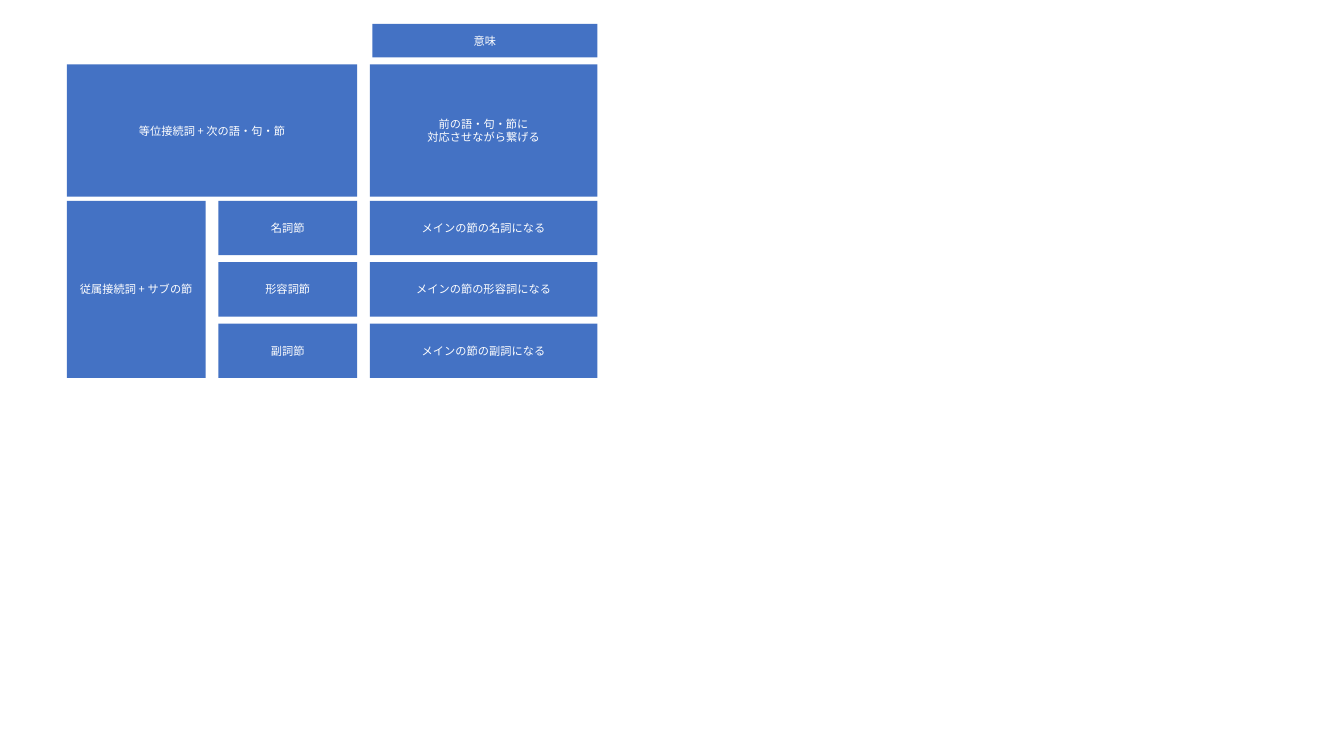
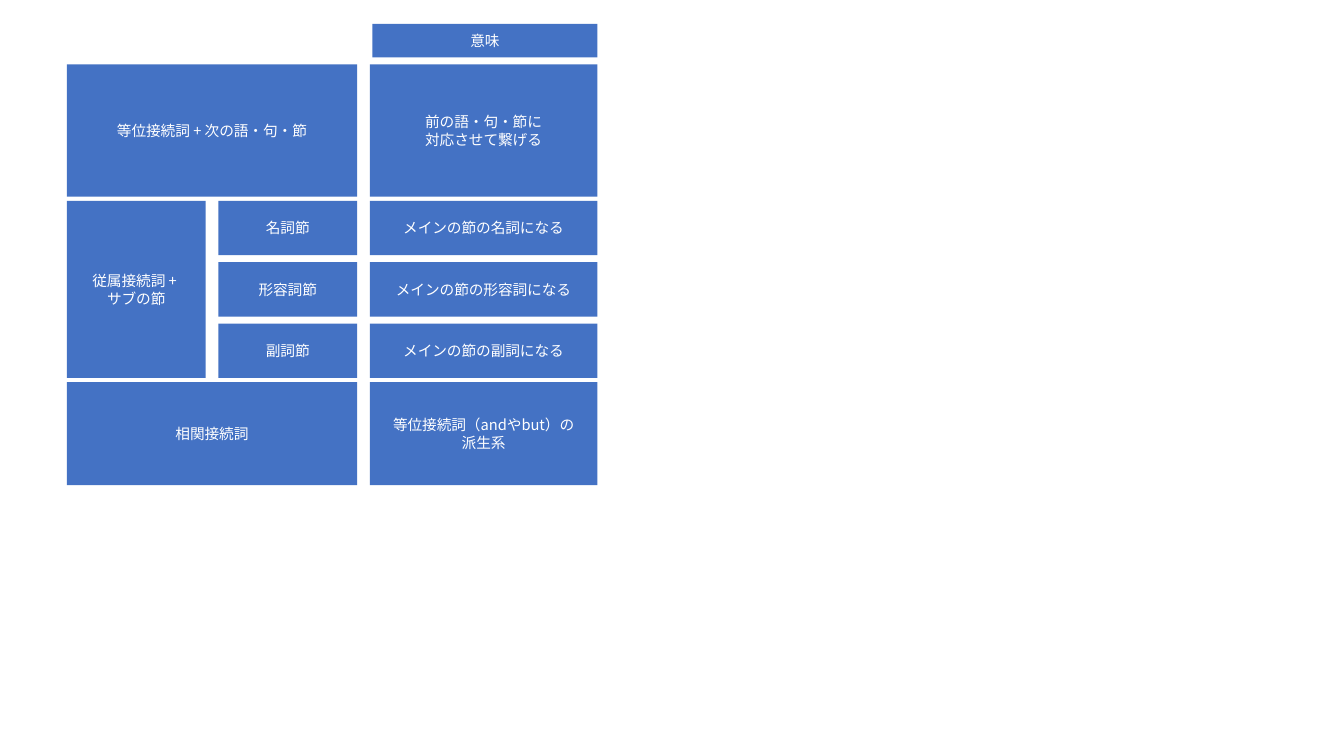
Before and after one commit to sasachichito/memos, a slide deck: slide 24 of 英語.pptx. Drawn at 1344x756 pixels with LibreOffice and Linux fonts; fonts in the diff are those of the drawing. Boxes give left, top, right and bottom in pixels: in the first picture for what was removed or moved away, otherwise in the second. Text is boxed around its words. In the diff, an @@ line names an element or a change of style, - is before the commit and + after.

```diff
--- a/英語.pptx
+++ b/英語.pptx
@@ size 8 to 10.5 pt in 8 elements at (219, 262, 358, 317), (219, 201, 358, 255), (372, 24, 597, 57), (370, 201, 598, 255), (219, 324, 358, 378), (370, 262, 598, 317), (370, 324, 598, 378), (67, 65, 357, 197) @@
@@ text in rectangle at (425, 114, 542, 128): size 8 to 10.5 pt in "前の語・句・節に" @@
@@ text in rectangle at (425, 132, 542, 146): text changed; size 8 to 10.5 pt @@
-対応させながら繋げる
+対応させて繋げる
@@ text in rectangle at (92, 273, 165, 305): text changed; size 8 to 10.5 pt @@
-従属接続詞 + サブの節
+従属接続詞 +
+サブの節
@@ rectangle added at (67, 382, 357, 485), fill #4472C4, 10.5 pt, text #FFFFFF @@
+相関接続詞
@@ rectangle added at (370, 382, 598, 485), fill #4472C4, 10.5 pt, text #FFFFFF @@
+等位接続詞（andやbut）の
+派生系
```
Also in this commit, not shown: 3 other slides changed.
